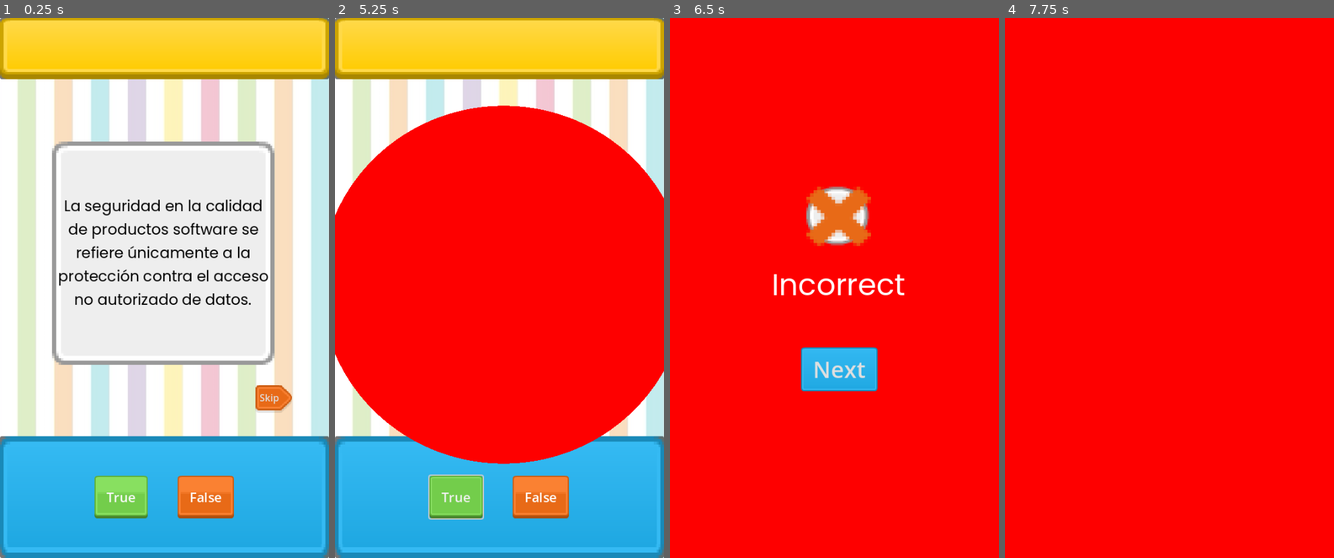
Above: before the commit, frames 1-4 (left to right).
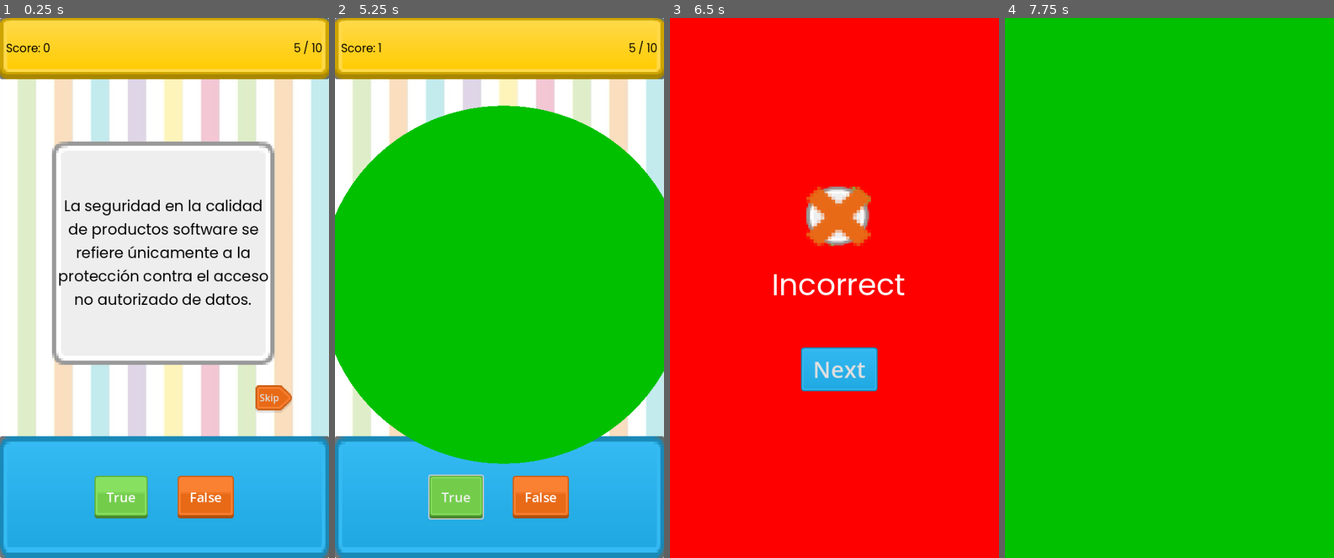
Above: after the commit, the same moments.

Repository: gus0117/godot-true-or-false-game
Game: Godot game, scene res://Scenes/ui_true_or_false.tscn
Same seed, same stepped clock (60 frames per second), same inputs: the game is played once before the commit and once after it.
Inputs:
- Up to frame 1 (0.25 s): no input
- Up to frame 2 (5.25 s): click "Skip" at 0.5 s; click "Skip" at 1.25 s; click "True" at 2 s; click "Next" at 2.75 s; click "False" at 3.5 s; click "Next" at 4.25 s; click "True" at 5 s
- Up to frame 3 (6.5 s): click "False" at 5.75 s
- Up to frame 4 (7.75 s): click "Skip" at 6.5 s; click "True" at 7.25 s

The runs differ from the first frame. In frame 1, 0.2% of the frame differs, in the area x 1-98%, y 4-7%; in frame 2, 56%; in frame 3, 0.1%; in frame 4, 100%, in the area x 0-100%, y 0-100%.

Commit message:
Add ScoreComponent aif score < 0:

Diff:
--- a/Scenes/ui_true_or_false.tscn
+++ b/Scenes/ui_true_or_false.tscn
@@ -1,8 +1,10 @@
-[gd_scene load_steps=27 format=3 uid="uid://b775ex25tymbn"]
+[gd_scene load_steps=30 format=3 uid="uid://b775ex25tymbn"]
 
 [ext_resource type="Texture2D" uid="uid://cxmqtdmgcbq0o" path="res://Assets/Background/background_default.jpg" id="1_go0gi"]
 [ext_resource type="Texture2D" uid="uid://bhjia7m6xmfq8" path="res://Assets/Panel/yellow_button04.png" id="2_r2g3f"]
 [ext_resource type="PackedScene" uid="uid://dduybl2tni52" path="res://Scenes/question_component.tscn" id="3_0tc7h"]
+[ext_resource type="FontFile" uid="uid://dpb8m1xhm6f" path="res://Assets/Fonts/Poppins-Regular.ttf" id="3_1gkbl"]
+[ext_resource type="Script" path="res://Scripts/score_component.gd" id="3_bu28q"]
 [ext_resource type="Texture2D" uid="uid://dhxc8xpeuigls" path="res://Assets/Buttons/Options/grey_box.png" id="4_gtukq"]
 [ext_resource type="Texture2D" uid="uid://b28vcnbp4601h" path="res://Assets/Panel/blue_button05.png" id="4_peef8"]
 [ext_resource type="Texture2D" uid="uid://bjlmdr5gjou6j" path="res://Assets/Buttons/True/green_button07.png" id="5_ok6gm"]
@@ -21,6 +23,11 @@
 [sub_resource type="StyleBoxFlat" id="StyleBoxFlat_i4ojm"]
 bg_color = Color(1, 1, 1, 0.729412)
 
+[sub_resource type="LabelSettings" id="LabelSettings_lddj8"]
+font = ExtResource("3_1gkbl")
+font_size = 19
+font_color = Color(0, 0, 0, 1)
+
 [sub_resource type="StyleBoxTexture" id="StyleBoxTexture_0lw2o"]
 texture = ExtResource("4_gtukq")
 texture_margin_left = 8.0
@@ -117,6 +124,57 @@
 [node name="Bg" type="TextureRect" parent="TopPanel"]
 layout_mode = 2
 texture = ExtResource("2_r2g3f")
+
+[node name="ScoreComponent" type="MarginContainer" parent="TopPanel"]
+layout_mode = 2
+size_flags_horizontal = 0
+theme_override_constants/margin_left = 10
+theme_override_constants/margin_top = 10
+theme_override_constants/margin_right = 10
+theme_override_constants/margin_bottom = 10
+script = ExtResource("3_bu28q")
+
+[node name="HBoxContainer" type="HBoxContainer" parent="TopPanel/ScoreComponent"]
+layout_mode = 2
+
+[node name="Label" type="Label" parent="TopPanel/ScoreComponent/HBoxContainer"]
+layout_mode = 2
+text = "Score:"
+label_settings = SubResource("LabelSettings_lddj8")
+horizontal_alignment = 1
+vertical_alignment = 1
+
+[node name="ScoreLabel" type="Label" parent="TopPanel/ScoreComponent/HBoxContainer"]
+layout_mode = 2
+text = "123"
+label_settings = SubResource("LabelSettings_lddj8")
+horizontal_alignment = 1
+vertical_alignment = 1
+
+[node name="QuestionCountComponent" type="MarginContainer" parent="TopPanel"]
+layout_mode = 2
+size_flags_horizontal = 8
+theme_override_constants/margin_left = 10
+theme_override_constants/margin_top = 10
+theme_override_constants/margin_right = 10
+theme_override_constants/margin_bottom = 10
+
+[node name="HBoxContainer" type="HBoxContainer" parent="TopPanel/QuestionCountComponent"]
+layout_mode = 2
+
+[node name="CountLabel" type="Label" parent="TopPanel/QuestionCountComponent/HBoxContainer"]
+layout_mode = 2
+text = "5"
+label_settings = SubResource("LabelSettings_lddj8")
+horizontal_alignment = 1
+vertical_alignment = 1
+
+[node name="AmountLabel" type="Label" parent="TopPanel/QuestionCountComponent/HBoxContainer"]
+layout_mode = 2
+text = "/ 10"
+label_settings = SubResource("LabelSettings_lddj8")
+horizontal_alignment = 1
+vertical_alignment = 1
 
 [node name="QuestionComponent" parent="." instance=ExtResource("3_0tc7h")]
 layout_mode = 1
--- a/Scripts/Managers/GameManager.gd
+++ b/Scripts/Managers/GameManager.gd
@@ -2,7 +2,7 @@
 class_name GameManager
 
 # Settings
-var points: int = 0
+var score: int = 0
 var amountQuestion: int = 0
 var questionCount: int = 1
 
@@ -13,10 +13,12 @@
 	var qm: QuestionManager = get_tree().get_first_node_in_group("QuestionManager")
 	qm.on_update_index.connect(AddQuestionCount)
 
-func SetPoints(value: int) -> void:
-	print("added points")
-	points += value
-	on_points_updated.emit(points)
+func SetScore(value: int) -> void:
+	score += value
+	if score < 0:
+		score = 0
+	print("Score: " + str(score))
+	on_points_updated.emit(value) # Score component needs score, but Popup component needs value :/
 
 func SetAmountQuestions(value: int) -> void:
 	amountQuestion = value
--- a/Scripts/Managers/QuestionManager.gd
+++ b/Scripts/Managers/QuestionManager.gd
@@ -29,8 +29,7 @@
 	var i = questionList.find(currentQuestion) #find index from array
 	if i >= 0:
 		questionList[i].playerAnswer = ans
-		print("Set points")
-		gameManager.SetPoints(checkPlayerAnswer(ans))
+		gameManager.SetScore(checkPlayerAnswer(ans))
 	#Pass question anyway
 	#getNextQuestion()
 
--- /dev/null
+++ b/Scripts/score_component.gd
@@ -0,0 +1,14 @@
+extends MarginContainer
+
+#References
+@onready var score_label = $HBoxContainer/ScoreLabel
+var gameManager : GameManager
+
+# Called when the node enters the scene tree for the first time.
+func _ready():
+	UpdateScoreLabel(0)
+	gameManager = get_tree().get_first_node_in_group("GameManager")
+	gameManager.on_points_updated.connect(UpdateScoreLabel)
+
+func UpdateScoreLabel(value: int) -> void:
+	score_label.text = str(value)
